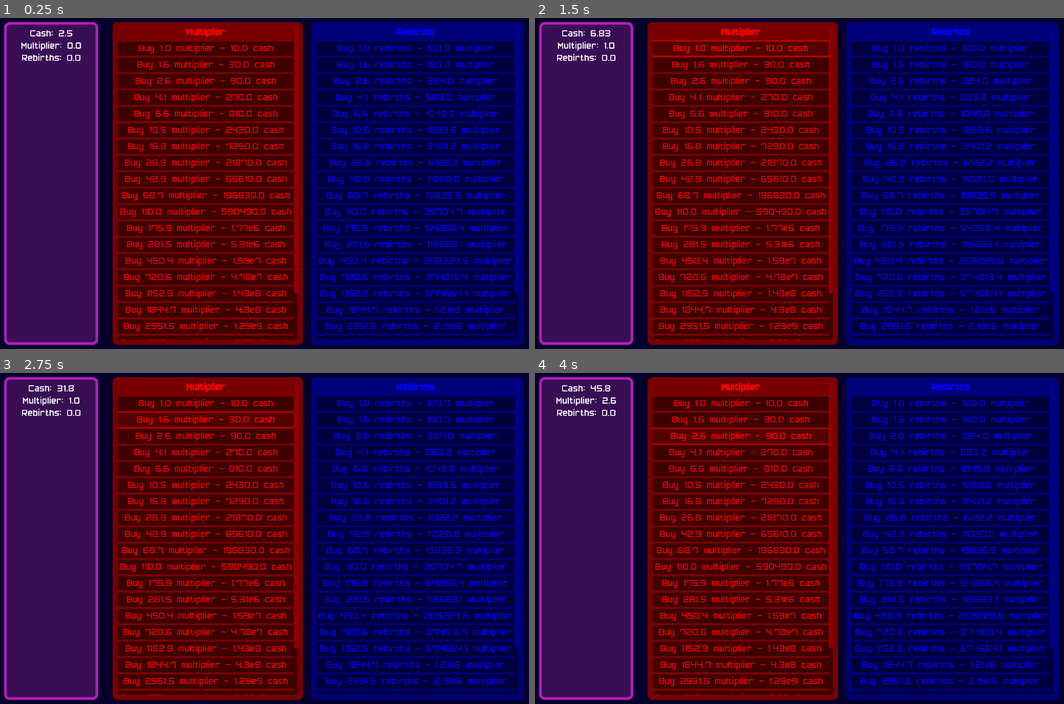
Above: before the commit, frames 1-4 (two rows, left to right).
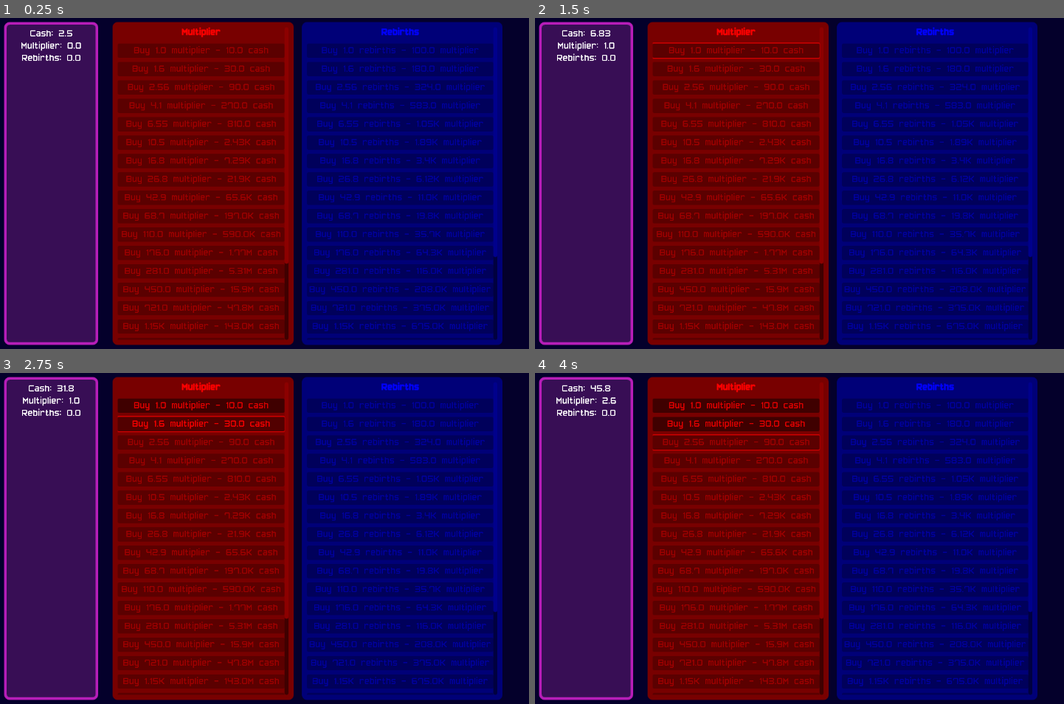
Above: after the commit, the same moments.

Repository: T3rryTim3/ButtonSim
Game: Godot game, scene res://Scenes/main.tscn
Same seed, same stepped clock (60 frames per second), same inputs: the game is played once before the commit and once after it.
Inputs (mouse positions are in pixels of both pictures, inside the frame that each line leads up to):
- Up to frame 1 (0.25 s): no input
- Up to frame 2 (1.5 s): move the mouse to (958, 166) at 0.52 s; click "Buy 1.0 multiplier - 10.0 cash" at 1.25 s
- Up to frame 3 (2.75 s): click (206, 419) at 2 s, where only the run before the commit has a clickable "Buy 1.6 multiplier - 30.0 cash"
- Up to frame 4 (4 s): click "Buy 1.6 multiplier - 30.0 cash" at 2.75 s; click (741, 435) at 3.5 s, where only the run before the commit has a clickable "Buy 2.6 multiplier - 90.0 cash"

The runs differ from the first frame. In frame 1, 60% of the frame differs, in the area x 22-100%, y 1-99%; in frame 2, 60%; in frame 3, 59%; in frame 4, 59%.
Error before the commit: Parse Error: Function "_increase_stat()" not found in base self. (res://Scripts/UI/reset_layer.gd:34)

Commit message:
Reformatting changes + reset button visual

Diff:
--- a/Scenes/UI/reset_layer.tscn
+++ b/Scenes/UI/reset_layer.tscn
@@ -38,7 +38,7 @@
 [node name="VBoxContainer" type="VBoxContainer" parent="ScrollContainer"]
 layout_mode = 2
 size_flags_horizontal = 3
-theme_override_constants/separation = 8
+theme_override_constants/separation = 12
 
 [node name="Label" type="Label" parent="ScrollContainer/VBoxContainer"]
 layout_mode = 2
@@ -50,6 +50,12 @@
 
 [node name="Buttons" type="VBoxContainer" parent="ScrollContainer/VBoxContainer"]
 layout_mode = 2
+theme_override_constants/separation = 8
+
+[node name="Label2" type="Label" parent="ScrollContainer/VBoxContainer"]
+layout_mode = 2
+text = "Total Bonuses:"
+horizontal_alignment = 1
 
 [node name="Desc" type="PanelContainer" parent="ScrollContainer/VBoxContainer"]
 layout_mode = 2
@@ -57,13 +63,3 @@
 
 [node name="VBoxContainer" type="VBoxContainer" parent="ScrollContainer/VBoxContainer/Desc"]
 layout_mode = 2
-
-[node name="Label" type="Label" parent="ScrollContainer/VBoxContainer/Desc/VBoxContainer"]
-layout_mode = 2
-text = "x2 Cash"
-horizontal_alignment = 1
-
-[node name="Label2" type="Label" parent="ScrollContainer/VBoxContainer/Desc/VBoxContainer"]
-layout_mode = 2
-text = "x2 Stuff"
-horizontal_alignment = 1
--- a/Scenes/main.tscn
+++ b/Scenes/main.tscn
@@ -87,6 +87,7 @@
 layout_mode = 2
 
 [node name="ResetLayers" type="HBoxContainer" parent="Control/PanelContainer/HSplitContainer/MarginContainer/ScrollContainer"]
+unique_name_in_owner = true
 layout_mode = 2
 size_flags_horizontal = 3
 size_flags_vertical = 3
--- a/Scenes/testscene.gd
+++ b/Scenes/testscene.gd
@@ -7,45 +7,17 @@
 ## Used to determine the next update frame
 var update_prog:float = 0
 
-## Get the amount that a stat would be increased by accounting for multipliers.
-func _get_stat_increase(key:String, val:B):
-
-	if key not in Game.player:
-		print_debug("Warning: Key not found for increase.")
-
-	val = val.multiply(_get_reset_multi(key))
-	return val
-
-## Increase a stat accounting for multipliers. The stat is assumed to be a direct key of player
-func _increase_stat(key:String, val:B):
-
-	if key not in Game.player:
-		print_debug("Warning: Key not found for increase.")
-
-	player[key] = player[key].add(_get_stat_increase(key, val))
-
-func _get_reset_multi(key:String) -> B:
-	var mul = B.new(1)
-
-	for k in Config.RESET_LAYERS:
-		if key not in Config.RESET_LAYERS[k]["multiplies"]:
-			continue
-		var val = Game.player[k].multiply(B.new(Config.RESET_LAYERS[k]["multiplies"][key]))
-		mul = mul.multiply(B.new(1).add(val))
-
-	return mul
-
 func _process(delta: float) -> void:
 
 	var cash_multi = B.new(10)
 
-	_increase_stat("cash", cash_multi.multiply(B.new(delta)))
+	Game.increase_stat("cash", cash_multi.multiply(B.new(delta)))
 
 	#$PanelContainer/MarginContainer/VBoxContainer/Label.text = Game.player.cash.to_scientific_notation()
-	%Labels/Cash.text = "Cash: " + Game.player.cash.to_suffix_notation()
+	%Labels/Cash.text = "Cash: " + str(Game.player.cash)
 
 	for k in Config.RESET_LAYERS:
-		%Labels.get_node(k).text = k.capitalize() + ": " + Game.player[k].to_suffix_notation()
+		%Labels.get_node(k).text = k.capitalize() + ": " + str(Game.get_stat(k))
 
 func _ready() -> void:
 
@@ -58,42 +30,6 @@
 
 		# Create purchase panel
 		var l = reset_layer.instantiate()
-		l.get_node("ScrollContainer/VBoxContainer").get_node("Label").text = k.capitalize()
+		l.key = k
 
-		l.modulate = Config.RESET_LAYERS[k]["color"]
-
-		# Create buttons
-		for x in range(20):
-			var button = Button.new()
-
-			var currency = Config.RESET_LAYERS[k]["cost"]["currency"]
-			var cost = B.new(Config.RESET_LAYERS[k]["cost"]["init"] * pow(Config.RESET_LAYERS[k]["cost"]["scale"], x))
-			var gain = B.new(Config.RESET_LAYERS[k]["init_val"] * pow(Config.RESET_LAYERS[k]["scale_val"], x))
-
-			button.text = "Buy " + str(gain.to_scientific_notation()) + " " + k + " - " + str(cost.to_scientific_notation()) + " " + currency
-
-			# Button purchasing
-			button.pressed.connect(
-				func():
-
-					# Check if req met
-					if not Game.player[currency].exceeds(cost):
-						return
-
-					# Pay cost
-					Game.player[currency] = Game.player[currency].subtract(cost)
-					for reset in Config.RESET_LAYERS[k]["reset"]:
-						Game.player[reset] = B.new(0)
-
-					_increase_stat(k, gain)
-			)
-			button.mouse_entered.connect(
-				func():
-					gain = B.new(Config.RESET_LAYERS[k]["init_val"] * pow(Config.RESET_LAYERS[k]["scale_val"], x))
-					gain = _get_stat_increase(k, gain)
-					button.text = "Buy " + str(gain.to_scientific_notation()) + " " + k + " - " + str(cost.to_scientific_notation()) + " " + currency
-			)
-
-			l.get_node("ScrollContainer/VBoxContainer/Buttons").add_child(button)
-
-		$PanelContainer/HSplitContainer/MarginContainer/ScrollContainer/ResetLayers.add_child(l)
+		%ResetLayers.add_child(l)
--- a/Scripts/Global/BigNum.gd
+++ b/Scripts/Global/BigNum.gd
@@ -112,4 +112,7 @@
 		return str(rounded_num * pow(10, exp % 3)) + "" + str(Util.base_suffixes[exp / 3])
 	else:
 		return to_scientific_notation()
+
+func _to_string() -> String:
+	return to_suffix_notation()
 #endregion
--- a/Scripts/Global/game.gd
+++ b/Scripts/Global/game.gd
@@ -13,5 +13,46 @@
 
 	return s
 
+## Get the multiplier of a stat from all of the reset data.
+func _get_reset_multi(key:String) -> B:
+	var mul = B.new(1)
+
+	for k in Config.RESET_LAYERS:
+		if key not in Config.RESET_LAYERS[k]["multiplies"]:
+			continue
+		var val = Game.player[k].multiply(B.new(Config.RESET_LAYERS[k]["multiplies"][key]))
+		mul = mul.multiply(B.new(1).add(val))
+
+	return mul
+
+## Get the amount that a stat would be increased by accounting for multipliers.
+func get_stat_increase(key:String, val:B):
+
+	if key not in Game.player:
+		print_debug("Warning: Key not found for increase.")
+
+	val = val.multiply(_get_reset_multi(key))
+	return val
+
+## Increase a stat accounting for multipliers. The stat is assumed to be a direct key of player
+func increase_stat(key:String, val:B):
+
+	if key not in Game.player:
+		print_debug("Warning: Key not found for increase.")
+
+	player[key] = player[key].add(get_stat_increase(key, val))
+
+## Gets a stat from the player
+func get_stat(stat:String) -> B:
+	return player[stat]
+
+## Sets a player's stat
+func set_stat(stat:String, val:B) -> void:
+	player[stat] = val
+
+## Sets a stat to zero.
+func zero_stat(stat:String) -> void:
+	player[stat] = B.new(0)
+
 func _ready() -> void:
 	player = get_player_data()
--- a/Scripts/UI/reset_layer.gd
+++ b/Scripts/UI/reset_layer.gd
@@ -1,43 +1,80 @@
 extends PanelContainer
 
 @onready var button_container:VBoxContainer = $ScrollContainer/VBoxContainer/Buttons
+@onready var title_label:Label = $ScrollContainer/VBoxContainer/Label
+@onready var desc_vbox:VBoxContainer = $ScrollContainer/VBoxContainer/Desc/VBoxContainer
 
-var reset_key:String
+var key:String
+
+## The type of currency needed to buy this layer
+var currency:String
+
+## Update a button's data
+func _update_button(button:Button):
+	var button_index = button.get_meta("idx", 0)
+
+	var cost = B.new(Config.RESET_LAYERS[key]["cost"]["init"] * pow(Config.RESET_LAYERS[key]["cost"]["scale"], button_index))
+	var gain = B.new(Config.RESET_LAYERS[key]["init_val"] * pow(Config.RESET_LAYERS[key]["scale_val"], button_index))
+	gain = Game.get_stat_increase(key, gain)
+
+	button.text = "Buy " + str(gain) + " " + key + " - " + str(cost) + " " + currency
+
+	button.disabled = not Game.get_stat(currency).exceeds(cost)
+
+## When a button is pressed to purchase the reset layer.
+func _button_pressed(button:Button):
+	var button_index = button.get_meta("idx", 0)
+
+	var cost = B.new(Config.RESET_LAYERS[key]["cost"]["init"] * pow(Config.RESET_LAYERS[key]["cost"]["scale"], button_index))
+	var gain = B.new(Config.RESET_LAYERS[key]["init_val"] * pow(Config.RESET_LAYERS[key]["scale_val"], button_index))
+	gain = Game.get_stat_increase(key, gain)
+
+	if not Game.get_stat(currency).exceeds(cost):
+		return
+
+	Game.set_stat(currency, Game.player[currency].subtract(cost))
+	for reset in Config.RESET_LAYERS[key]["reset"]:
+		Game.zero_stat(reset)
+
+	Game.increase_stat(key, gain)
 
 func _reload() -> void:
-	pass
+
+	# Update Buttons
+	for button in button_container.get_children():
+		if button is not Button:
+			continue
+		_update_button(button)
+
+	# Update total bonuses
+	for child in desc_vbox.get_children():
+		if child.has_meta("mult"):
+			var mult = child.get_meta("mult")
+			child.text = mult.capitalize() + ": x" + str((Game.get_stat(key).multiply(B.new(Config.RESET_LAYERS[key]["multiplies"][mult]))).add(B.new(1)))
+
+func _process(delta: float) -> void:
+	_reload()
 
 func _ready() -> void:
+	# Set base stuff up
+	title_label.text = key.capitalize()
+	modulate = Config.RESET_LAYERS[key]["color"]
+
+	currency = Config.RESET_LAYERS[key]["cost"]["currency"]
+
 	# Create buttons
 	for x in range(20):
 		var button = Button.new()
+		button.set_meta("idx", x)
+		button.pressed.connect(_button_pressed.bind(button))
+		_update_button(button)
+		button_container.add_child(button)
 
-		var currency = Config.RESET_LAYERS[reset_key]["cost"]["currency"]
-		var cost = B.new(Config.RESET_LAYERS[reset_key]["cost"]["init"] * pow(Config.RESET_LAYERS[reset_key]["cost"]["scale"], x))
-		var gain = B.new(Config.RESET_LAYERS[reset_key]["init_val"] * pow(Config.RESET_LAYERS[reset_key]["scale_val"], x))
+	# Create the total bonuses display
+	for mult in Config.RESET_LAYERS[key]["multiplies"]:
+		var label = Label.new()
+		label.set_meta("mult", mult)
+		label.horizontal_alignment = HORIZONTAL_ALIGNMENT_CENTER
+		desc_vbox.add_child(label)
 
-		button.text = "Buy " + str(gain.to_scientific_notation()) + " " + reset_key + " - " + str(cost.to_scientific_notation()) + " " + currency
-
-		# Button purchasing
-		button.pressed.connect(
-			func():
-
-				# Checreset_key if req met
-				if not Game.player[currency].exceeds(cost):
-					return
-
-				# Pay cost
-				Game.player[currency] = Game.player[currency].subtract(cost)
-				for reset in Config.RESET_LAYERS[reset_key]["reset"]:
-					Game.player[reset] = B.new(0)
-
-				_increase_stat(reset_key, gain)
-		)
-		button.mouse_entered.connect(
-			func():
-				gain = B.new(Config.RESET_LAYERS[reset_key]["init_val"] * pow(Config.RESET_LAYERS[reset_key]["scale_val"], x))
-				gain = _get_stat_increase(reset_key, gain)
-				button.text = "Buy " + str(gain.to_scientific_notation()) + " " + reset_key + " - " + str(cost.to_scientific_notation()) + " " + currency
-		)
-
-		l.get_node("ScrollContainer/VBoxContainer/Buttons").add_child(button)
+	_reload()
